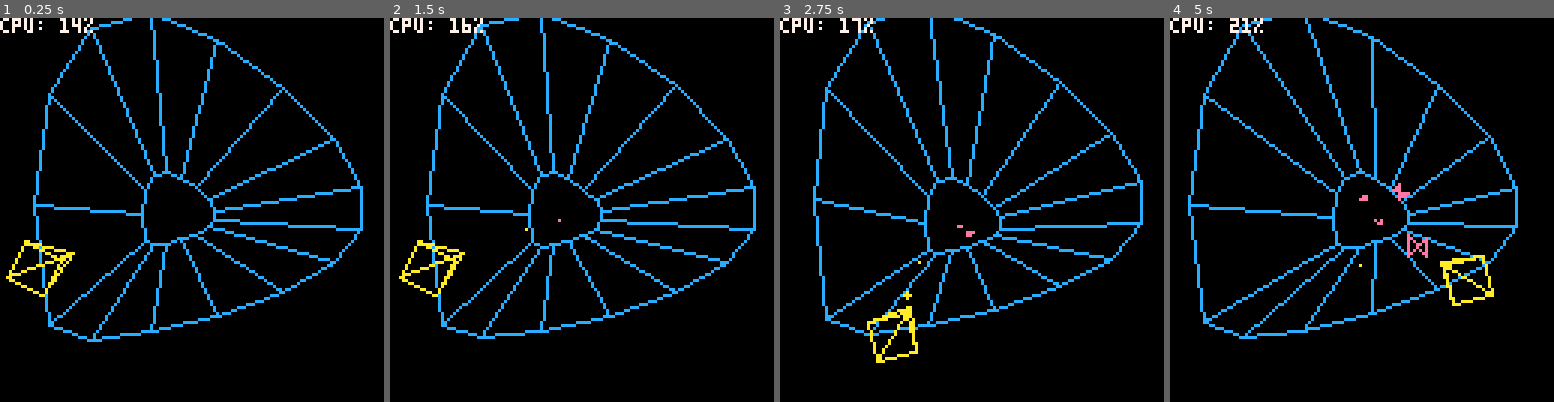
Above: before the commit, frames 1-4 (left to right).
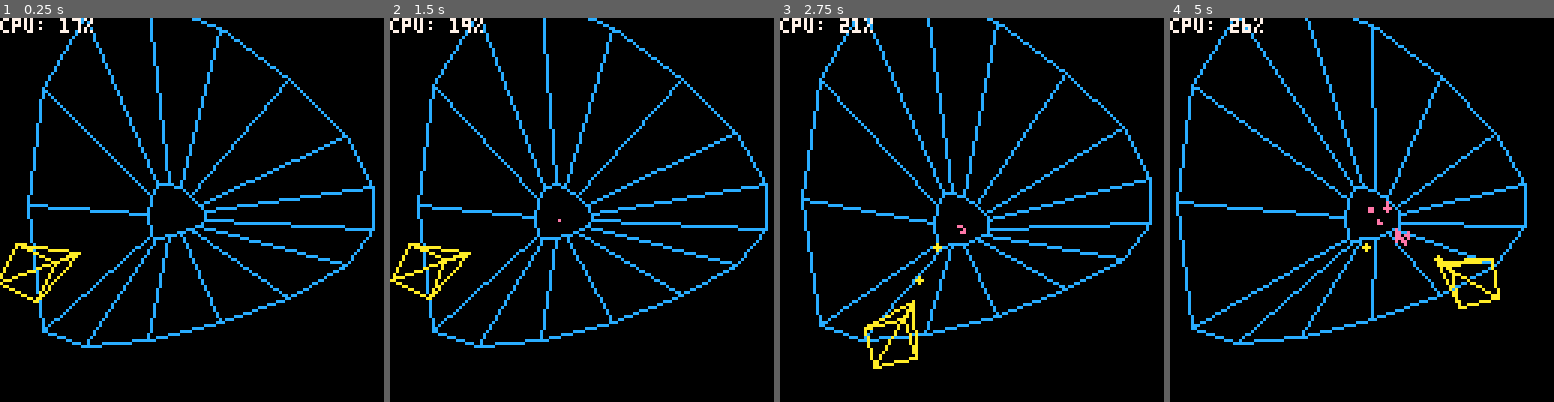
Above: after the commit, the same moments.

Repository: tesselode/web-pilot
Game: PICO-8 cartridge t1k.p8
Same seed, same stepped clock (60 frames per second), same inputs: the game is played once before the commit and once after it.
Inputs:
- Up to frame 1 (0.25 s): no input
- Up to frame 2 (1.5 s): tap O (Z key) at 0.7 s
- Up to frame 3 (2.75 s): hold Right 1.6-2.1 s; tap O (Z key) at 1.7, 2.1, 2.5 s; hold Right from 2.47 s (still down)
- Up to frame 4 (5 s): tap O (Z key) every 0.4 s from 2.9 to 4.9 s; release Right at 3.03 s; hold Left 3.08-3.58 s; hold Right 4.02-4.68 s

The runs differ from the first frame. In frame 1, 7.5% of the frame differs, in the area x 0-98%, y 0-86%; in frame 2, 7.3%; in frame 3, 7.1%; in frame 4, 8.0%, in the area x 1-93%, y 0-86%.

Commit message:
go to bed

Diff:
--- a/t1k.p8
+++ b/t1k.p8
@@ -94,7 +94,7 @@
 function class.p3d:to2d(x, y, z)
 	x -= (self.hx - 64) / 3
 	y -= (self.hy - 64) / 3
-	z *= z
+	for i = 1, 4 do z *= z end
 	return self.hx + (x - self.hx) * z,
 	       self.hy + (y - self.hy) * z
 end
@@ -148,16 +148,16 @@
 
 local model = {
 	player = class.model {
-		{x = -1, y = 0, z = 1/12},
-		{x = 0, y = -1, z = 1/12},
-		{x = 1, y = 0, z = 1/12},
-		{x = 0, y = 1, z = 1/12},
-		{x = -1, y = 0, z = 1/12},
-		{x = 0, y = 0, z = -1/12},
-		{x = 1, y = 0, z = 1/12},
-		{x = 0, y = 1, z = 1/12},
-		{x = 0, y = 0, z = -1/12},
-		{x = 0, y = -1, z = 1/12},
+		{x = -1, y = 0, z = 1/72},
+		{x = 0, y = -1, z = 1/72},
+		{x = 1, y = 0, z = 1/72},
+		{x = 0, y = 1, z = 1/72},
+		{x = -1, y = 0, z = 1/72},
+		{x = 0, y = 0, z = -1/72},
+		{x = 1, y = 0, z = 1/72},
+		{x = 0, y = 1, z = 1/72},
+		{x = 0, y = 0, z = -1/72},
+		{x = 0, y = -1, z = 1/72},
 	},
 	flipper = class.model {
 		{x = -1, y = -1, z = 0},
@@ -170,8 +170,8 @@
 
 class.web = object:extend()
 
-class.web.min_z = .5
-class.web.max_z = 1.05
+class.web.min_z = .9
+class.web.max_z = 1.01
 
 function class.web:new()
 	self.points = {}
@@ -239,7 +239,7 @@
 
 class.player_bullet = object:extend()
 
-class.player_bullet.speed = .01
+class.player_bullet.speed = .0025
 
 function class.player_bullet:new(web, position, z)
 	self.web = web
@@ -273,7 +273,7 @@
 
 function class.flipper:update()
 	if self.z < 1 then
-		self.z += .003
+		self.z += .00075
 	end
 	self.r += .002
 end
@@ -309,7 +309,7 @@
 	self.spawn_timer -= 1/60
 	while self.spawn_timer <= 0 do
 		self.spawn_timer += 1
-		add(self.entities, class.flipper(self.web, flr(rnd(#self.web.points)), 0))
+		add(self.entities, class.flipper(self.web, flr(rnd(#self.web.points)), 0.75))
 	end
 	for entity in all(self.entities) do
 		entity:update()
@@ -321,7 +321,7 @@
 			local other = self.entities[j]
 			local colliding = abs(other.x - entity.x) < 8
 						  and abs(other.y - entity.y) < 8
-						  and abs(other.z - entity.z) < .1
+						  and abs(other.z - entity.z) < .01
 			if colliding then
 				if entity.collide then entity:collide(other) end
 				if other.collide then other:collide(entity) end
